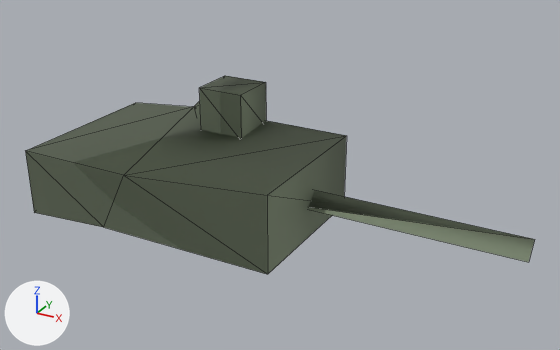
The glTF model assets/models/units/tank_turret_fr.lod2.glb as it was, and as the next commit left it.
The view is the same before and after, from a 50 mm lens placed at (3.02, -4.78, 3.65), pointed at (0.39, 0.0, 1.25). Every picture has the same lights, and +X, +Y and +Z are marked at lower left. The first picture is the older version. Mesh edges are drawn as thin lines.

Before the edit, the objects in view are built like this:
```python
me_mesh_0 = bpy.data.meshes.new('Mesh_0')
me_mesh_0.from_pydata(...)  # 23 vertices, 38 faces; spans x -1.55..2.3, y -0.7..0.7, z 0.77..1.75
me_mesh_0.materials.append(mat_tank_turret_fr)  # greyish green #818e76
ob_mesh_0 = bpy.data.objects.new('Mesh_0', me_mesh_0)
ob_mesh_0.location = (0.0, 0.0, 0.0)
```
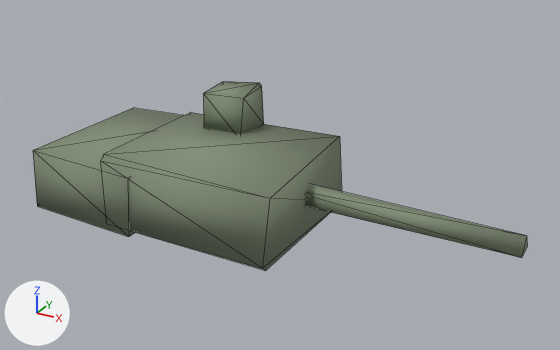
Where the change shows, as pixel boxes [x1, y1, x2, y2] in the pictures (560 x 350 px):
'Mesh_0', reshaped
    before: [26, 76, 535, 274]
    after: [33, 81, 527, 270]
part 1 of me_mesh_0, rebuilt (25% narrower, 20% shorter)
    before: [26, 76, 347, 274]
    after: [101, 112, 342, 270]
part 2 of me_mesh_0, rebuilt
    before: [308, 190, 535, 262]
    after: [304, 184, 527, 258]
part 3 of me_mesh_0, added
    after: [33, 81, 264, 237]

What the commit changed:
me_mesh_0 is used by ob_mesh_0; location (0.0, 0.0, 0.0).
me_mesh_0 had 23 vertices, 38 faces and spanned x -1.55..2.3, y -0.7..0.7, z 0.77..1.75.
me_mesh_0 now has 42 vertices, 70 faces and spans x -1.55..2.26, y -0.66..0.66, z 0.77..1.75.
me_mesh_0 part 1: the loose piece of 19 vertices spanning x -1.55..0.65, y -0.7..0.7, z 0.77..1.75 is rebuilt with 12 vertices and now spans x -0.85..0.65, y -0.65..0.65, z 0.79..1.41.
me_mesh_0 part 2: the loose piece of 4 vertices spanning x 0.4..2.3, y -0.03..0.08, z 1.04..1.15 is rebuilt with 13 vertices and now spans x 0.36..2.26, y -0.12..0.1, z 1.0..1.24.
Part 3, on me_mesh_0:
17 vertices are added at x -1.55..-0.1, y -0.66..0.66, z 0.77..1.75.
26 new faces join them.
